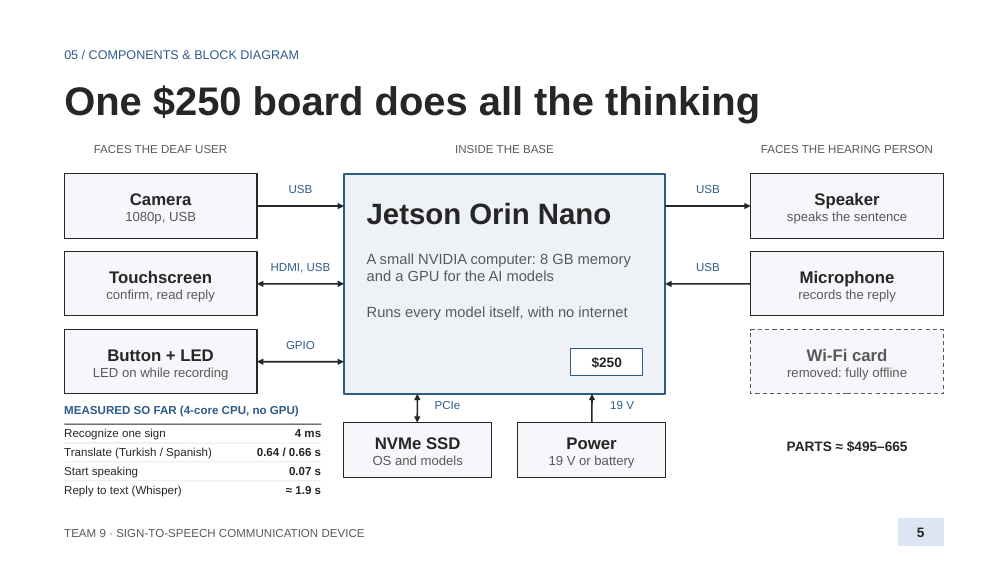
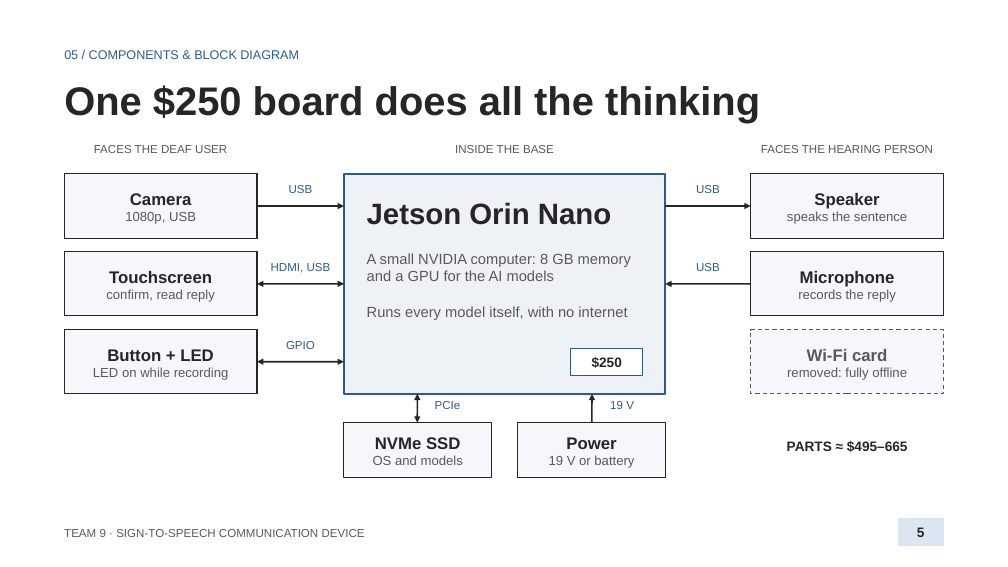
Before and after one commit to anxious956/Multilingual-Sign-to-Speech-Communication-Device, a slide deck: slide 5 of docs/presentation/Team9_Proposal_Presentation.pptx. Drawn at 1008x567 pixels with LibreOffice and Linux fonts; fonts in the diff are those of the drawing. Boxes give left, top, right and bottom in pixels: in the first picture for what was removed or moved away, otherwise in the second. Text is boxed around its words. In the diff, an @@ line names an element or a change of style, - is before the commit and + after.

```diff
--- a/docs/presentation/Team9_Proposal_Presentation.pptx
+++ b/docs/presentation/Team9_Proposal_Presentation.pptx
@@ text removed at (x1=64, y1=405, x2=299, y2=417) @@
-MEASURED SO FAR (4-core CPU, no GPU)
@@ line removed from (64, 424) to (321, 424) @@
@@ text removed at (x1=64, y1=428, x2=166, y2=440) @@
-Recognize one sign
@@ line removed from (64, 443) to (321, 443) @@
@@ text removed at (x1=64, y1=447, x2=212, y2=459) @@
-Translate (Turkish / Spanish)
@@ text removed at (x1=257, y1=448, x2=321, y2=456) @@
-0.64 / 0.66 s
@@ text removed at (x1=295, y1=429, x2=321, y2=437) @@
-4 ms
@@ line removed from (64, 462) to (321, 462) @@
@@ text removed at (x1=64, y1=466, x2=138, y2=478) @@
-Start speaking
@@ text removed at (x1=289, y1=467, x2=321, y2=475) @@
-0.07 s
@@ line removed from (64, 481) to (321, 481) @@
@@ text removed at (x1=64, y1=485, x2=182, y2=497) @@
-Reply to text (Whisper)
@@ text removed at (x1=295, y1=486, x2=321, y2=494) @@
-≈ 1.9 s
```
Also in this commit, not shown: 1 other file.
